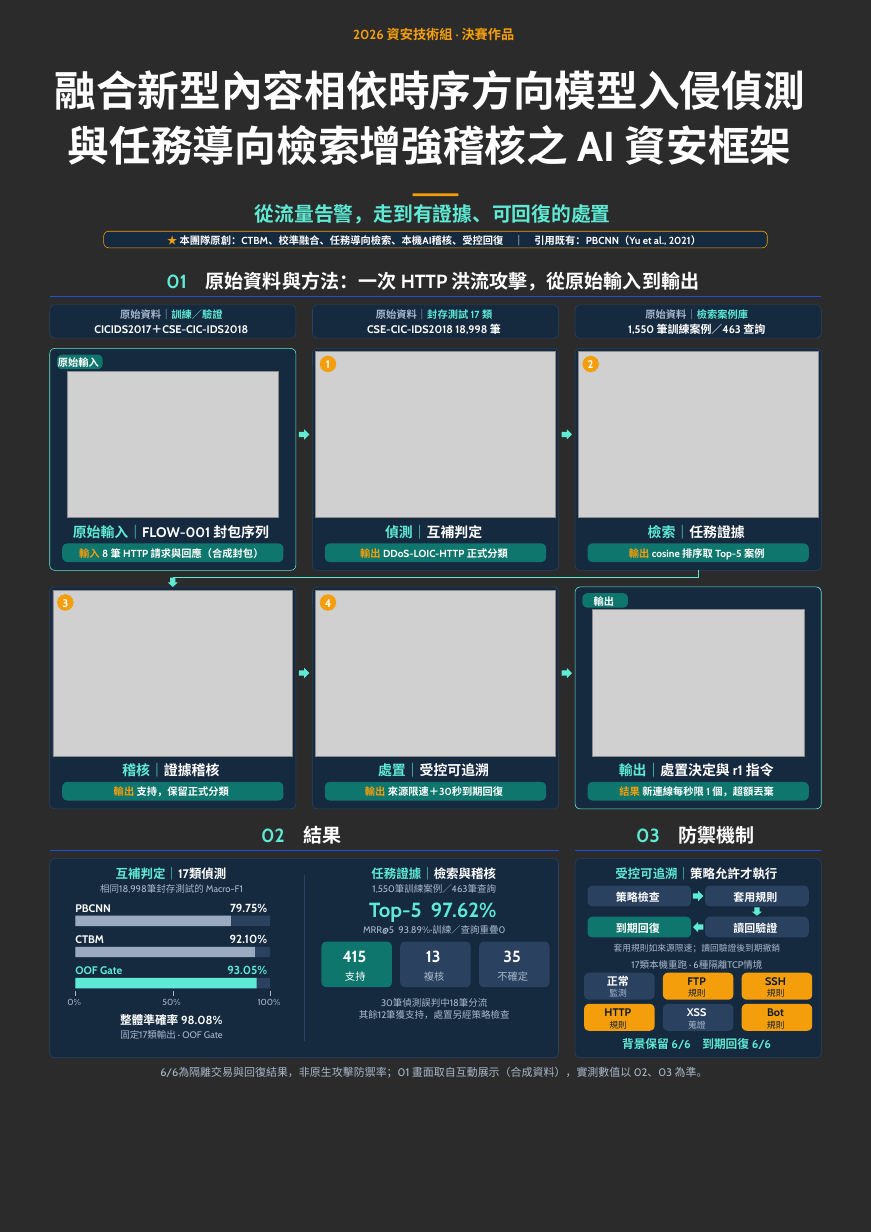
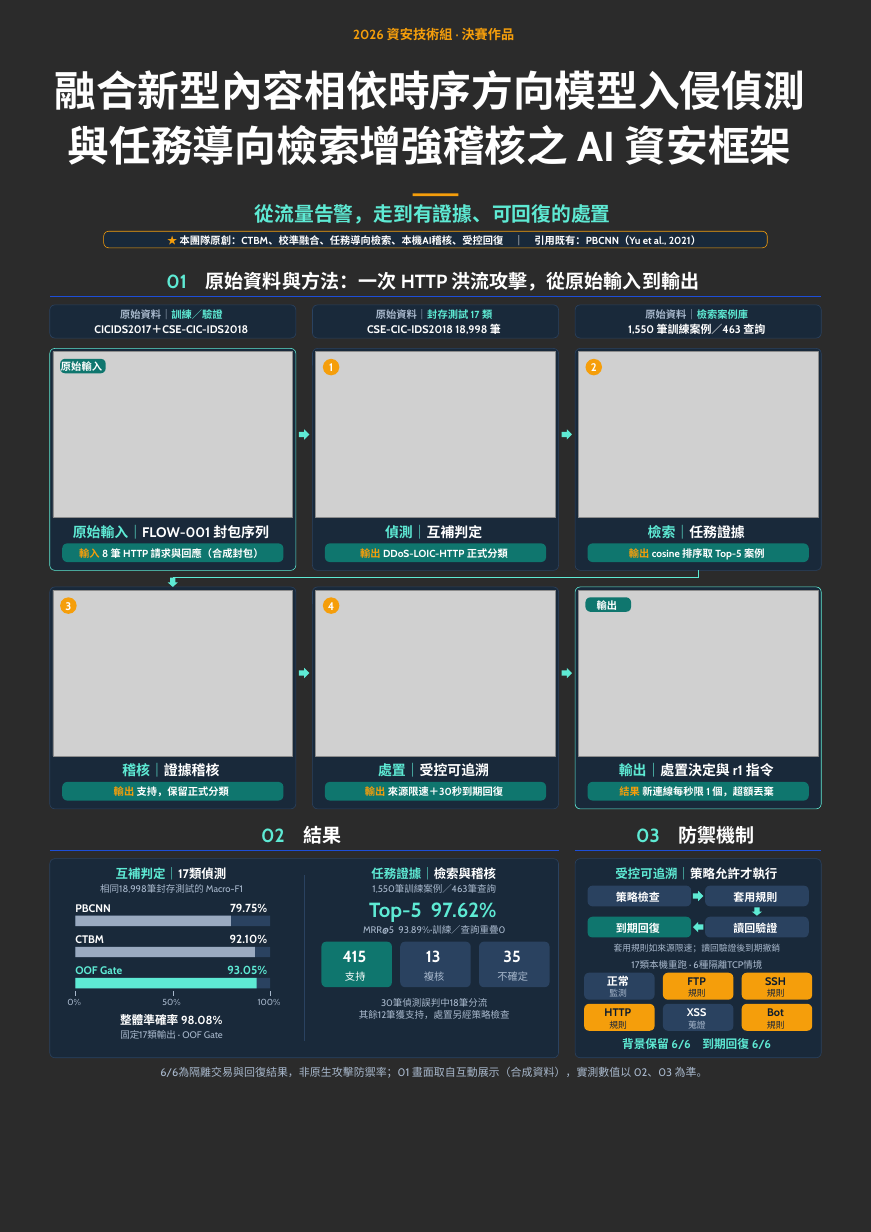
Before and after one commit to Lily09-project/innoserve-competition, a slide deck: slide 1 of deliverables/決賽海報_AI資安框架_A2.pptx. Drawn at 871x1232 pixels with LibreOffice and Linux fonts; fonts in the diff are those of the drawing; grey boxes stand for pictures; background and template pictures are left out; a plain dark background stands for a picture behind light text. Boxes give left, top, right and bottom in pixels: in the first picture for what was removed or moved away, otherwise in the second. Text is boxed around its words. In the diff, an @@ line names an element or a change of style, - is before the commit and + after.

```diff
--- a/deliverables/決賽海報_AI資安框架_A2.pptx
+++ b/deliverables/決賽海報_AI資安框架_A2.pptx
@@ picture: place and size @@
-picture at (67, 371, 278, 518)
+picture at (53, 351, 292, 517)
@@ text "原始輸入": place and size @@
-text "原始輸入" at (58, 357, 99, 370)
+text "原始輸入" at (61, 360, 102, 374)
@@ fill #15293F to #15293F at 78% opacity in 6 elements at (50, 348, 295, 570), (312, 348, 558, 570), (575, 348, 821, 570), (50, 587, 295, 808), (312, 587, 558, 808), (575, 587, 821, 808) @@
@@ picture: place and size @@
-picture at (592, 609, 804, 756)
+picture at (578, 590, 818, 756)
@@ 2 ellipses, 2 rounded rectangles, 1 text: place and size @@
-2 ellipses, 2 rounded rectangles, 1 text at (57, 354, 628, 608)
+2 ellipses, 2 rounded rectangles, 1 text at (60, 359, 631, 612)
```
Also in this commit, not shown: 24 other files.
